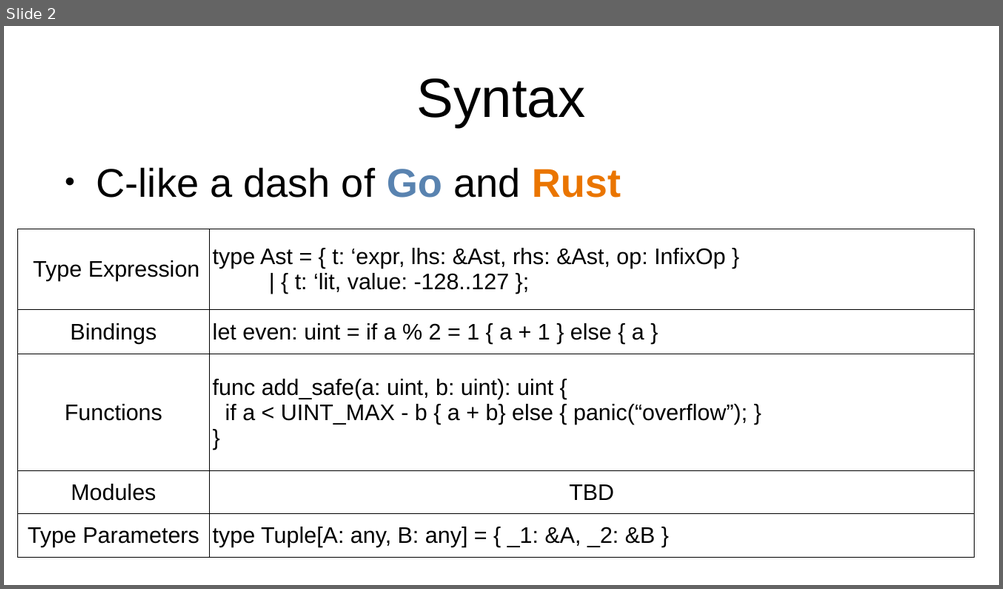
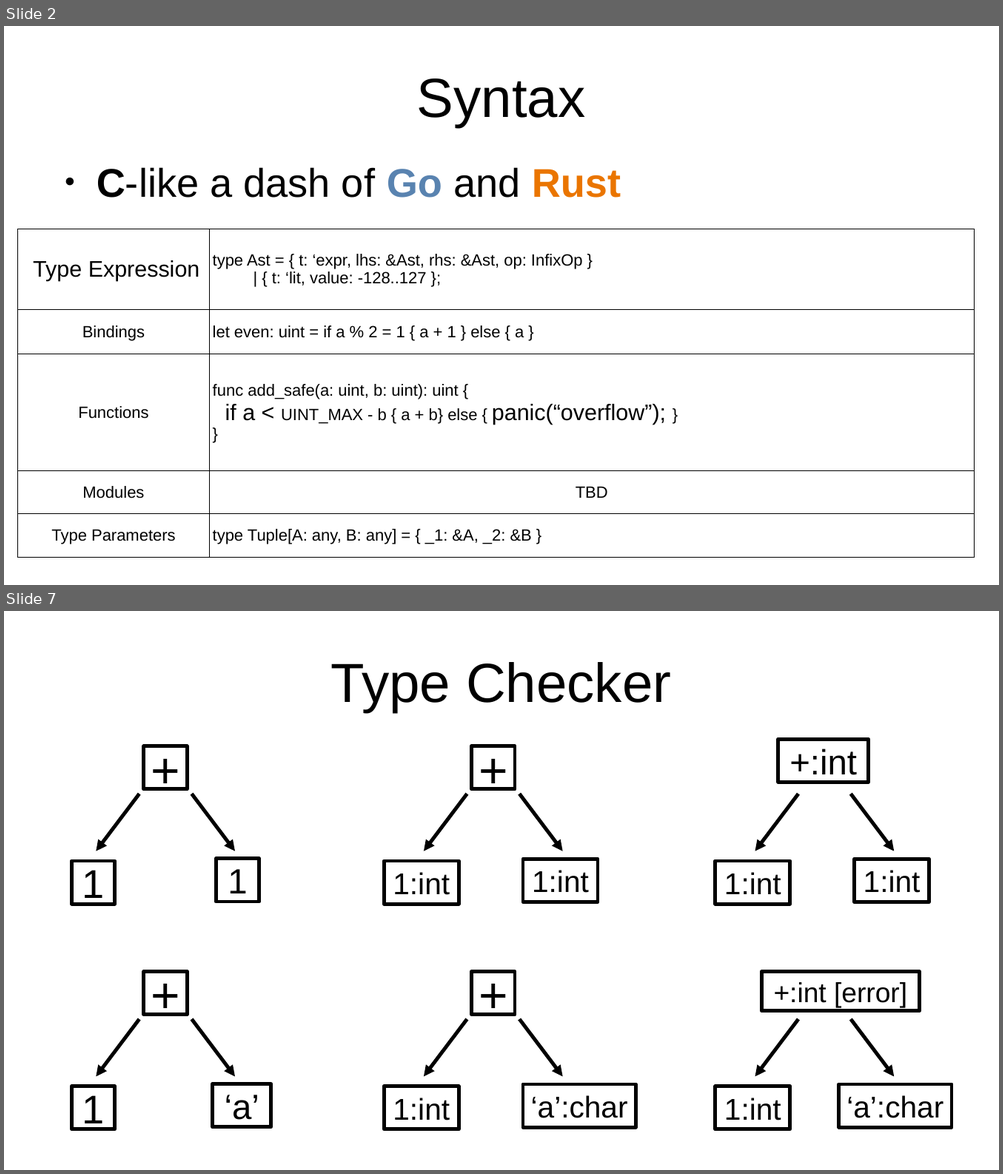
Before and after one commit to ishehadeh/smp, a slide deck: report/Slides.odp. Shown one above the other, each under a label of ours: slide 2 before the commit, slides 2 and 7 after it; the slides between them are not shown. The pictures are 1003x589 and 1003x1174 pixels, drawn with LibreOffice and Linux fonts; fonts in the diff are those of the drawing. Boxes give left, top, right and bottom in pixels: in the first picture for what was removed or moved away, otherwise in the second. Text is boxed around its words. In the diff, an @@ line names an element or a change of style, - is before the commit and + after.

```diff
--- a/report/Slides.odp
+++ b/report/Slides.odp
@@ slide 7 added at <box>4,611,999,1170</box>, background #FFFFFF @@
@@ title added at <box>331,662,671,712</box>, 44 pt, text #000000 @@
+Type Checker
@@ group added at <box>71,746,259,904</box>: 3 rectangles, 2 arrows @@
++
+1
+1
@@ group added at <box>384,746,597,904</box>: 3 rectangles, 2 arrows @@
++
+1:int
+1:int
@@ group added at <box>715,739,929,904</box>: 3 rectangles, 2 arrows @@
++:int
+1:int
+1:int
@@ group added at <box>71,972,271,1130</box>: 3 rectangles, 2 arrows @@
++
+1
+‘a’
@@ group added at <box>384,972,636,1130</box>: 3 rectangles, 2 arrows @@
++
+1:int
+‘a’:char
@@ group added at <box>715,972,952,1130</box>: 3 rectangles, 2 arrows @@
++:int [error]
+1:int
+‘a’:char
@@ slide 2 changed as well @@
@@ text "C-like a dash of Go ..." at <box>96,167,620,198</box>: bold on in "C-like" @@
@@ table at <box>19,229,975,557</box> @@
@@ size 18 to 13 pt in "type Ast = { t: ‘expr, lhs: ...", "| { t: ‘lit, value: -128..127 };", "Bindings", "let even: uint = if a % ..." and 8 more places @@
```
Also in this commit, not shown: 1 other slide changed, 8 other slides added, 1 slide removed.
